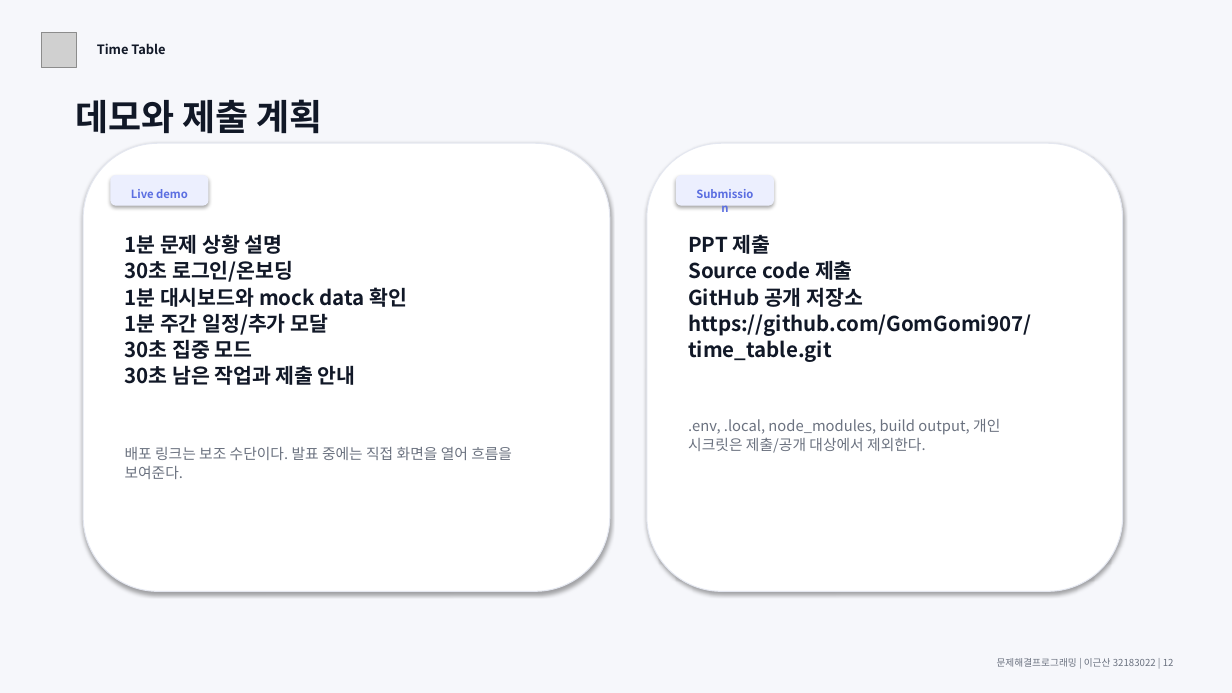
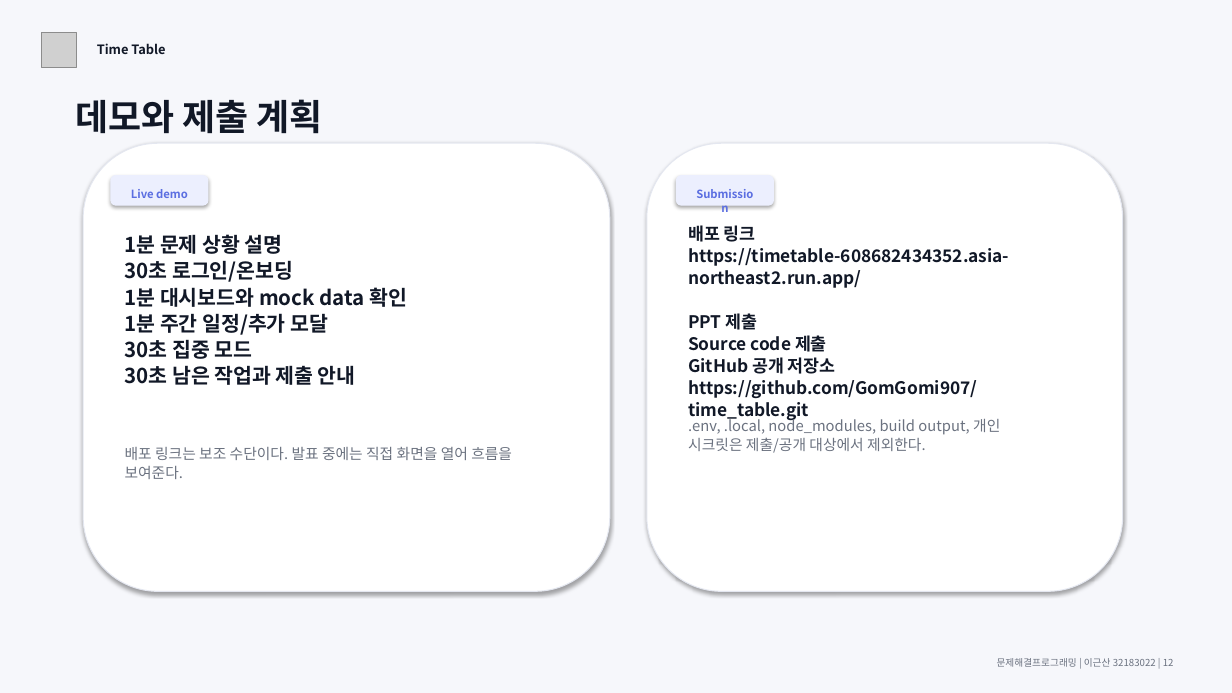
Before and after one commit to GomGomi907/time_table, a slide deck: slide 12 of docs/final-submission/Time_Table_Final_Presentation_32183022.pptx. Drawn at 1232x693 pixels with LibreOffice and Linux fonts; fonts in the diff are those of the drawing; grey boxes stand for pictures. Boxes give left, top, right and bottom in pixels: in the first picture for what was removed or moved away, otherwise in the second. Text is boxed around its words. In the diff, an @@ line names an element or a change of style, - is before the commit and + after.

Commit message:
Complete final submission artifact bundle
Captures the final report, presentation, demo checklist, and individual reflection outputs as repository-native submission evidence.

Constraint: Course submission artifacts live under docs/final-submission and include generated Office/PDF/image files.

Rejected: Leaving regenerated submission files untracked | The user asked to commit and push the completed work, and partial artifacts were already published in the prior commit.

Confidence: high

Scope-risk: narrow

Directive: Treat docs/final-submission as generated release/submission evidence; refresh manifest byte sizes when regenerating artifacts.

Tested: git diff --check -- docs/final-submission

Not-tested: Visual rerender of the regenerated Office/PDF files after this final artifact-only commit.

```diff
--- a/docs/final-submission/Time_Table_Final_Presentation_32183022.pptx
+++ b/docs/final-submission/Time_Table_Final_Presentation_32183022.pptx
@@ text "배포 링크" moved from (x1=688, y1=235, x2=1031, y2=362) to (x1=688, y1=225, x2=1009, y2=421) @@
@@ text at (x1=688, y1=225, x2=1009, y2=288): paragraphs added @@
+배포 링크
+https://timetable-608682434352.asia-northeast2.run.app/
@@ text at (x1=688, y1=313, x2=977, y2=421): size 16 to 13.5 pt in "PPT 제출", "Source code 제출", "GitHub 공개 저장소", "https://github.com/GomGomi907/time_table.git" @@
```
Also in this commit, not shown: 9 other files.
